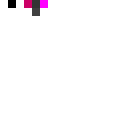
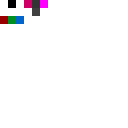
The second 128 × 128 image is a revision of the first. Changes to its layers:
painted on "レイヤー 0" over [0, 16, 24, 24]
